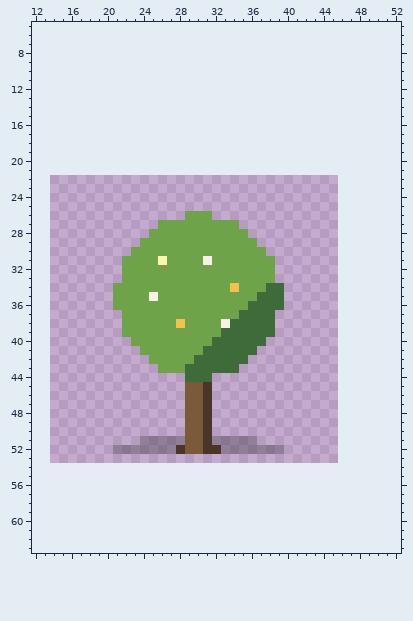
Edited in one commit: pixel-art file (game/pixel-plants/wu-huan-zi.aseprite). The picture above is the old version.
32x32 pixels, 1 frame. Shown: x 12..52, y 5..63. The old version is drawn lined up with the new one, on the new canvas.
Now the later version:
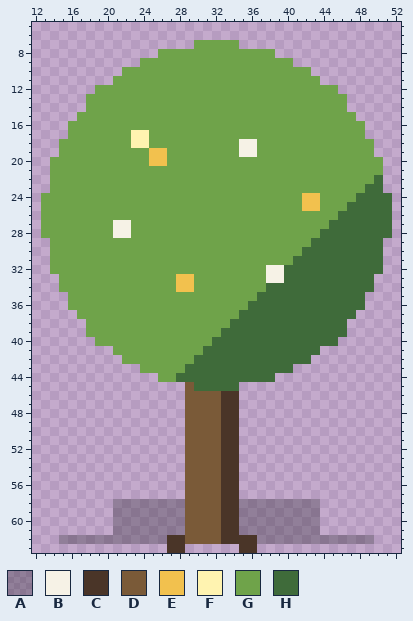
Palette (. is transparent): A #1a1a204c  B #f6f2e6  C #4a3528  D #7a5a38  E #f2c14e  F #fff3b0  G #6fa34a  H #3f6b3a
Edits made:
canvas 32x32 -> 64x64, the old top-left corner now at 14,22
@@ x 12..52 @@
  6 .........................................
- 7 .........................................
- 8 .........................................
- 9 .........................................
-10 .........................................
-11 .........................................
-12 .........................................
-13 .........................................
-14 .........................................
-15 .........................................
-16 .........................................
-17 .........................................
-18 .........................................
-19 .........................................
-20 .........................................
-21 .........................................
-22 .........................................
-23 .........................................
-24 .........................................
-25 .........................................
-26 .................GGG.....................
-27 ..............GGGGGGGGG..................
-28 .............GGGGGGGGGGG.................
-29 ............GGGGGGGGGGGGG................
-30 ...........GGGGGGGGGGGGGGG...............
-31 ..........GGGGFGGGGBGGGGGGG..............
-32 ..........GGGGGGGGGGGGGGGGG..............
-33 ..........GGGGGGGGGGGGGGGGG..............
-34 .........GGGGGGGGGGGGGEGGGHH.............
-35 .........GGGGBGGGGGGGGGGGHHH.............
-36 .........GGGGGGGGGGGGGGGHHHH.............
-37 ..........GGGGGGGGGGGGGHHHH..............
-38 ..........GGGGGGEGGGGBHHHHH..............
-39 ..........GGGGGGGGGGGHHHHHH..............
-40 ...........GGGGGGGGGHHHHHH...............
-41 ............GGGGGGGHHHHHH................
-42 .............GGGGGHHHHHH.................
-43 ..............GGGHHHHHH..................
-44 .................HHH.....................
-45 .................DDC.....................
-46 .................DDC.....................
-47 .................DDC.....................
-48 .................DDC.....................
-49 .................DDC.....................
-50 .................DDC.....................
-51 ............AAAAADDCAAAAA................
-52 .........AAAAAAACDDCCAAAAAAA.............
-53 .........................................
-54 .........................................
-55 .........................................
-56 .........................................
-57 .........................................
-58 .........................................
-59 .........................................
-60 .........................................
-61 .........................................
-62 .........................................
-63 .........................................
+ 7 ..................GGGGG..................
+ 8 ..............GGGGGGGGGGGGG..............
+ 9 ............GGGGGGGGGGGGGGGGG............
+10 ..........GGGGGGGGGGGGGGGGGGGGG..........
+11 .........GGGGGGGGGGGGGGGGGGGGGGG.........
+12 .......GGGGGGGGGGGGGGGGGGGGGGGGGGG.......
+13 ......GGGGGGGGGGGGGGGGGGGGGGGGGGGGG......
+14 ......GGGGGGGGGGGGGGGGGGGGGGGGGGGGG......
+15 .....GGGGGGGGGGGGGGGGGGGGGGGGGGGGGGG.....
+16 ....GGGGGGGGGGGGGGGGGGGGGGGGGGGGGGGGG....
+17 ....GGGGGGGFFGGGGGGGGGGGGGGGGGGGGGGGG....
+18 ...GGGGGGGGFFGGGGGGGGGGBBGGGGGGGGGGGGG...
+19 ...GGGGGGGGGGEEGGGGGGGGBBGGGGGGGGGGGGG...
+20 ..GGGGGGGGGGGEEGGGGGGGGGGGGGGGGGGGGGGGG..
+21 ..GGGGGGGGGGGGGGGGGGGGGGGGGGGGGGGGGGGGG..
+22 ..GGGGGGGGGGGGGGGGGGGGGGGGGGGGGGGGGGGGH..
+23 ..GGGGGGGGGGGGGGGGGGGGGGGGGGGGGGGGGGGHH..
+24 .GGGGGGGGGGGGGGGGGGGGGGGGGGGGGEEGGGGHHHH.
+25 .GGGGGGGGGGGGGGGGGGGGGGGGGGGGGEEGGGHHHHH.
+26 .GGGGGGGGGGGGGGGGGGGGGGGGGGGGGGGGGHHHHHH.
+27 .GGGGGGGGBBGGGGGGGGGGGGGGGGGGGGGGHHHHHHH.
+28 .GGGGGGGGBBGGGGGGGGGGGGGGGGGGGGGHHHHHHHH.
+29 ..GGGGGGGGGGGGGGGGGGGGGGGGGGGGGHHHHHHHH..
+30 ..GGGGGGGGGGGGGGGGGGGGGGGGGGGGHHHHHHHHH..
+31 ..GGGGGGGGGGGGGGGGGGGGGGGGGGGHHHHHHHHHH..
+32 ..GGGGGGGGGGGGGGGGGGGGGGGGBBHHHHHHHHHHH..
+33 ...GGGGGGGGGGGGGEEGGGGGGGGBBHHHHHHHHHH...
+34 ...GGGGGGGGGGGGGEEGGGGGGGGHHHHHHHHHHHH...
+35 ....GGGGGGGGGGGGGGGGGGGGGHHHHHHHHHHHH....
+36 ....GGGGGGGGGGGGGGGGGGGGHHHHHHHHHHHHH....
+37 .....GGGGGGGGGGGGGGGGGGHHHHHHHHHHHHH.....
+38 ......GGGGGGGGGGGGGGGGHHHHHHHHHHHHH......
+39 ......GGGGGGGGGGGGGGGHHHHHHHHHHHHHH......
+40 .......GGGGGGGGGGGGGHHHHHHHHHHHHHH.......
+41 .........GGGGGGGGGGHHHHHHHHHHHHH.........
+42 ..........GGGGGGGGHHHHHHHHHHHHH..........
+43 ............GGGGGHHHHHHHHHHHH............
+44 ..............GGHHHHHHHHHHH..............
+45 .................DHHHHH..................
+46 .................DDDDCC..................
+47 .................DDDDCC..................
+48 .................DDDDCC..................
+49 .................DDDDCC..................
+50 .................DDDDCC..................
+51 .................DDDDCC..................
+52 .................DDDDCC..................
+53 .................DDDDCC..................
+54 .................DDDDCC..................
+55 .................DDDDCC..................
+56 .................DDDDCC..................
+57 .................DDDDCC..................
+58 .........AAAAAAAADDDDCCAAAAAAAAA.........
+59 .........AAAAAAAADDDDCCAAAAAAAAA.........
+60 .........AAAAAAAADDDDCCAAAAAAAAA.........
+61 .........AAAAAAAADDDDCCAAAAAAAAA.........
+62 ...AAAAAAAAAAAACCDDDDCCCCAAAAAAAAAAAAA...
+63 ...............CC......CC................
Changed places in both pictures, as pixel boxes (x1, y1, x2, y2):
changed: (41, 40, 392, 553)
